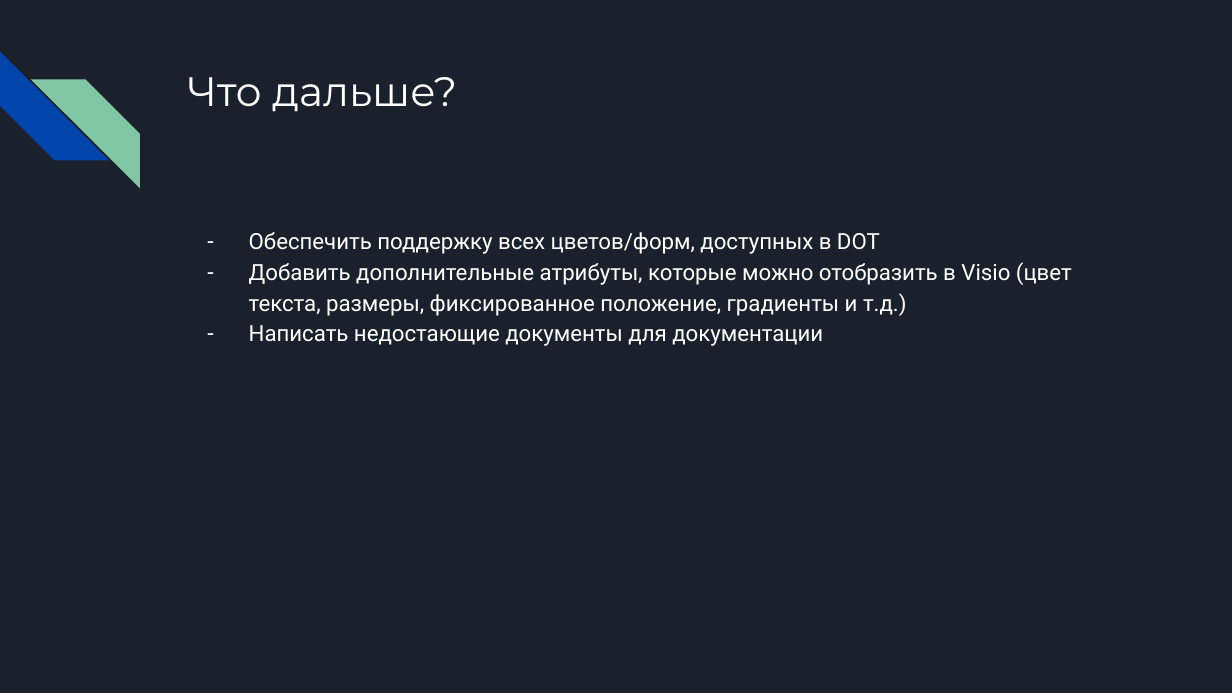
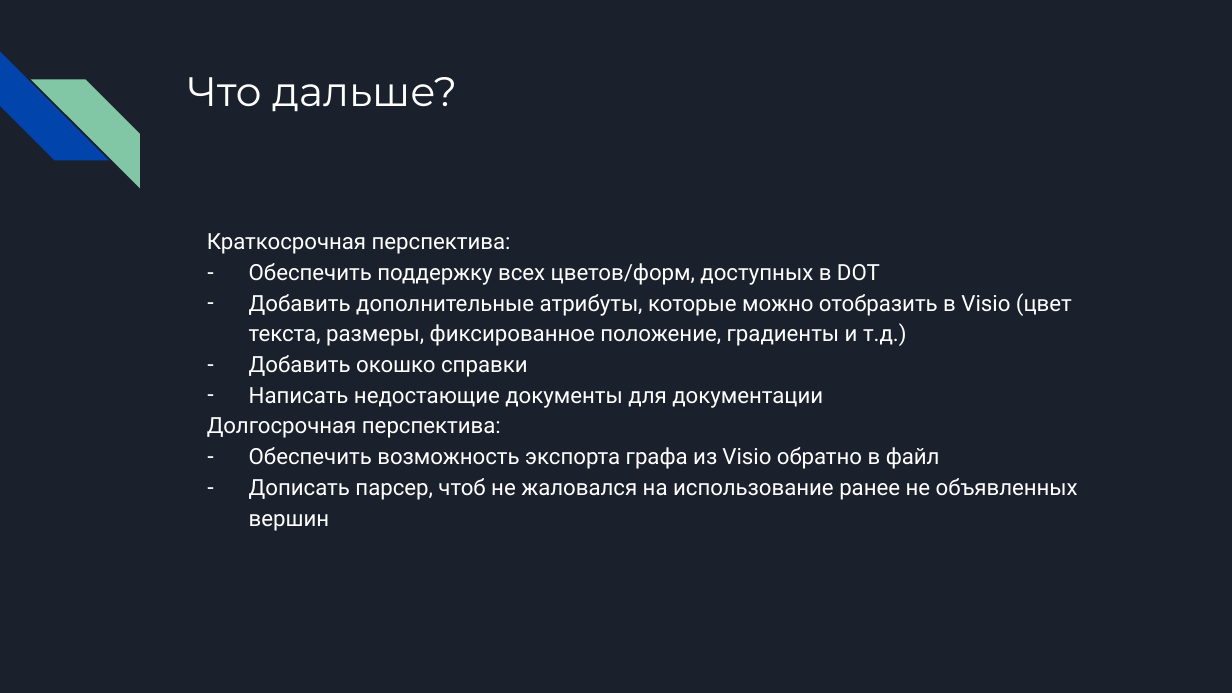
Before and after one commit to Yotchikov/CourseWork, a slide deck: slide 5 of misc/22 апреля.pptx. Drawn at 1232x693 pixels with LibreOffice and Linux fonts; fonts in the diff are those of the drawing. Boxes give left, top, right and bottom in pixels: in the first picture for what was removed or moved away, otherwise in the second. Text is boxed around its words. In the diff, an @@ line names an element or a change of style, - is before the commit and + after.

Commit message:
Added some details in presentation

```diff
--- a/misc/22 апреля.pptx
+++ b/misc/22 апреля.pptx
@@ text at (207,233,511,254): paragraph added @@
+Краткосрочная перспектива:
@@ text at (249,355,527,377): paragraph added @@
+– Добавить окошко справки
@@ text at (207,417,1078,531): paragraphs added @@
+Долгосрочная перспектива:
+– Обеспечить возможность экспорта графа из Visio обратно в файл
+– Дописать парсер, чтоб не жаловался на использование ранее не объявленных вершин
```
